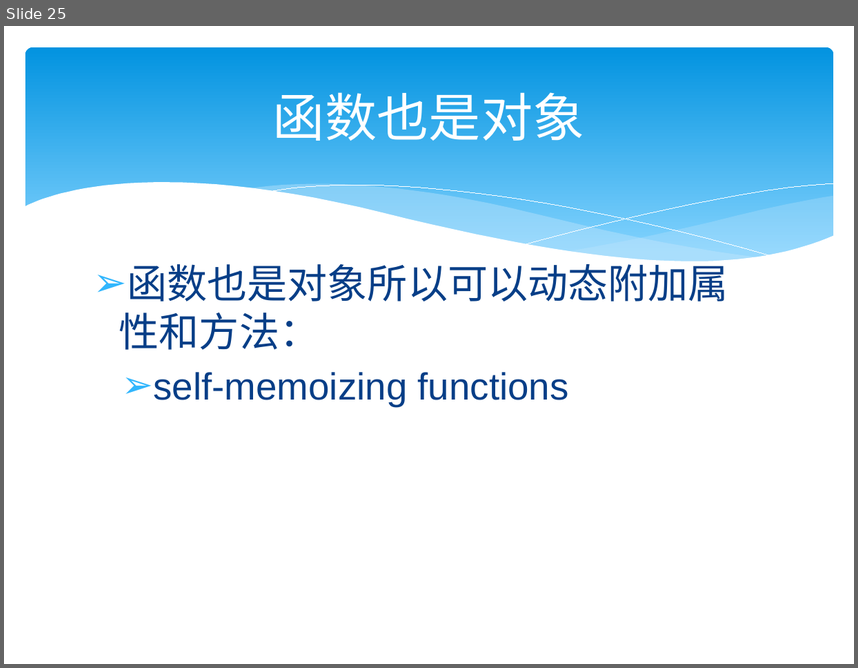
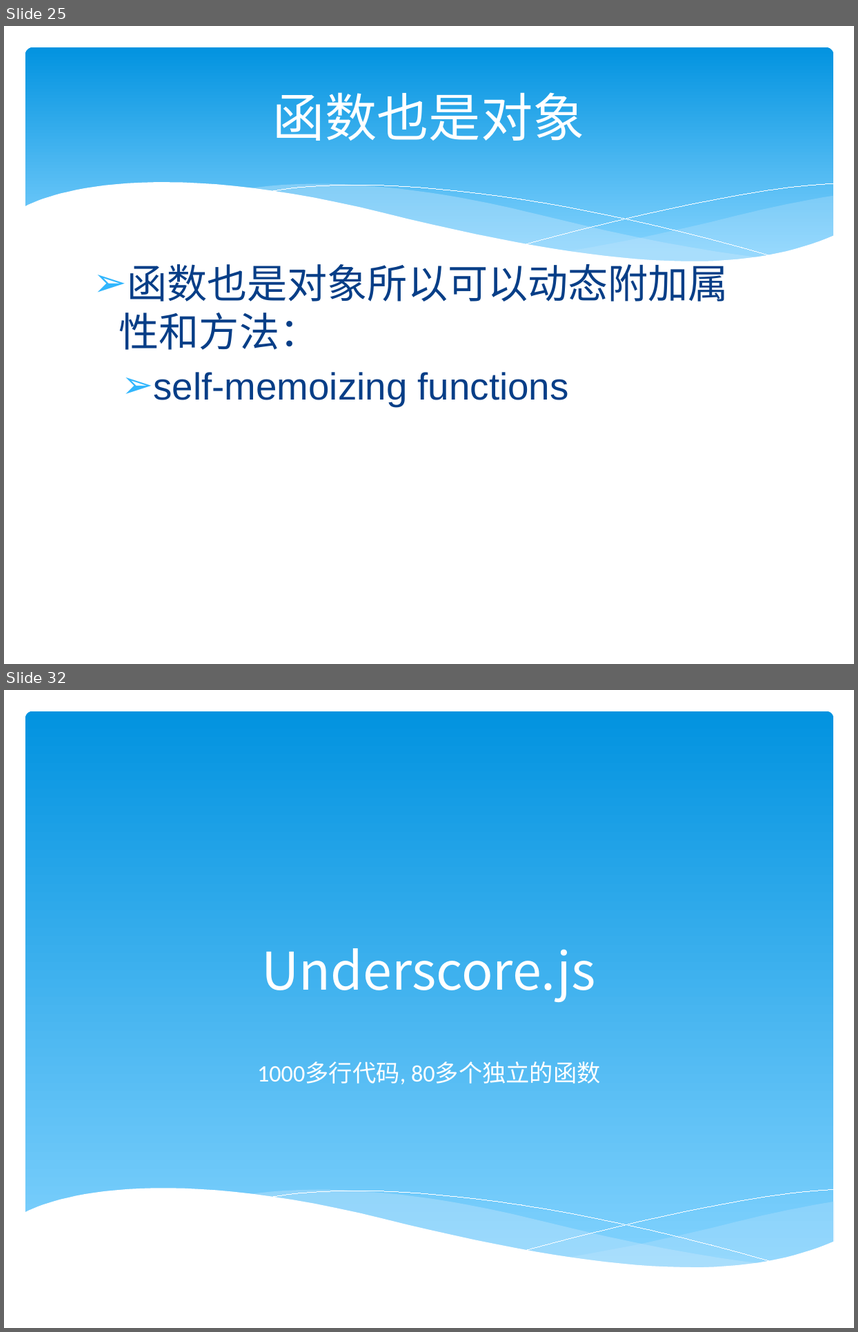
Before and after one commit to zjumty/jsfunc_training, a slide deck: JavaScriptFunctionObject.pptx. Shown one above the other, each under a label of ours: slide 25 before the commit, slides 25 and 32 after it; the slides between them are not shown. The pictures are 858x668 and 858x1332 pixels, drawn with LibreOffice and Linux fonts; fonts in the diff are those of the drawing. Boxes give left, top, right and bottom in pixels: in the first picture for what was removed or moved away, otherwise in the second. Text is boxed around its words. In the diff, an @@ line names an element or a change of style, - is before the commit and + after.

```diff
--- a/JavaScriptFunctionObject.pptx
+++ b/JavaScriptFunctionObject.pptx
@@ slide 32 added at (4, 690, 854, 1328), background #FFFFFF @@
@@ rounded rectangle added at (25, 711, 833, 1272), fill gradient #0293E0 to #83D3FE @@
@@ title added at (262, 948, 596, 1003), 44 pt, text #FFFFFF @@
+Underscore.js
@@ subtitle added at (257, 1062, 601, 1084), 20 pt, text #FFFFFF @@
+1000多行代码, 80多个独立的函数
@@ group added at (23, 1188, 835, 1312): 5 freeform shapes @@
```
Also in this commit, not shown: 1 slide changed, 6 other slides added, 2 other files.
